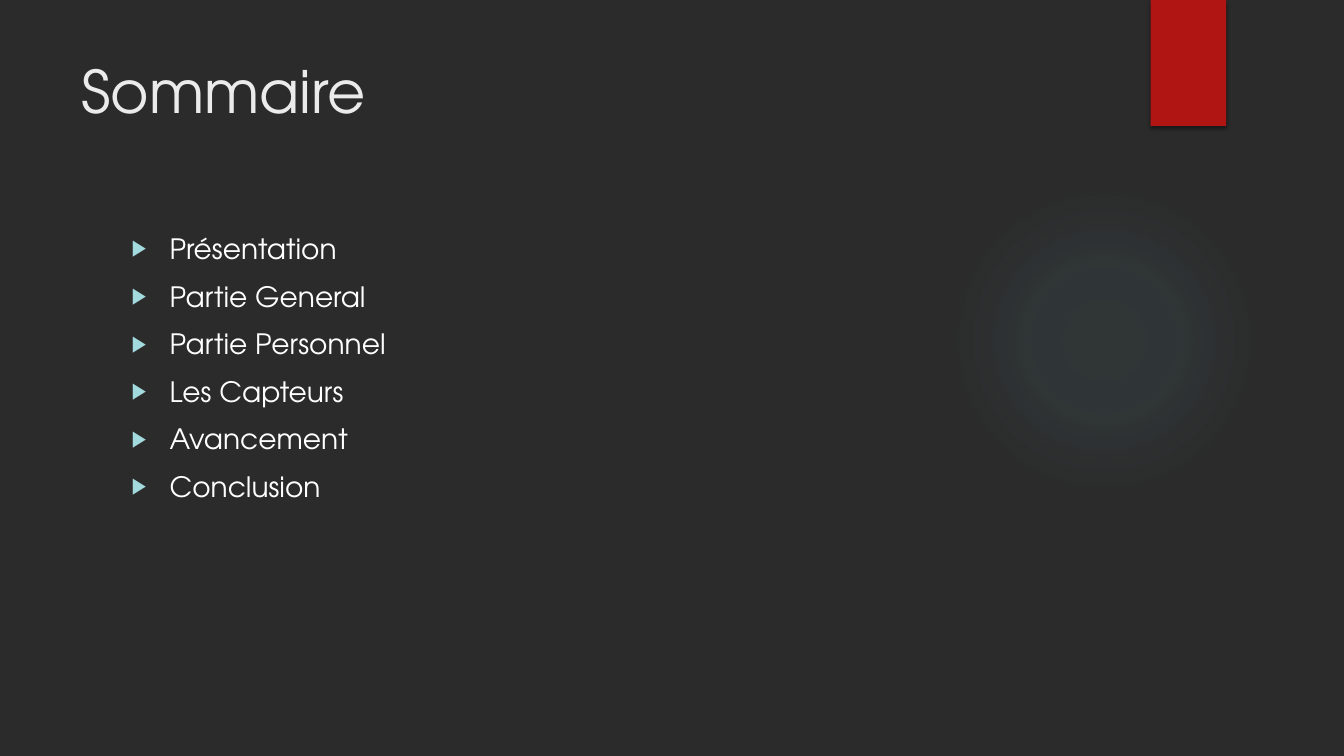
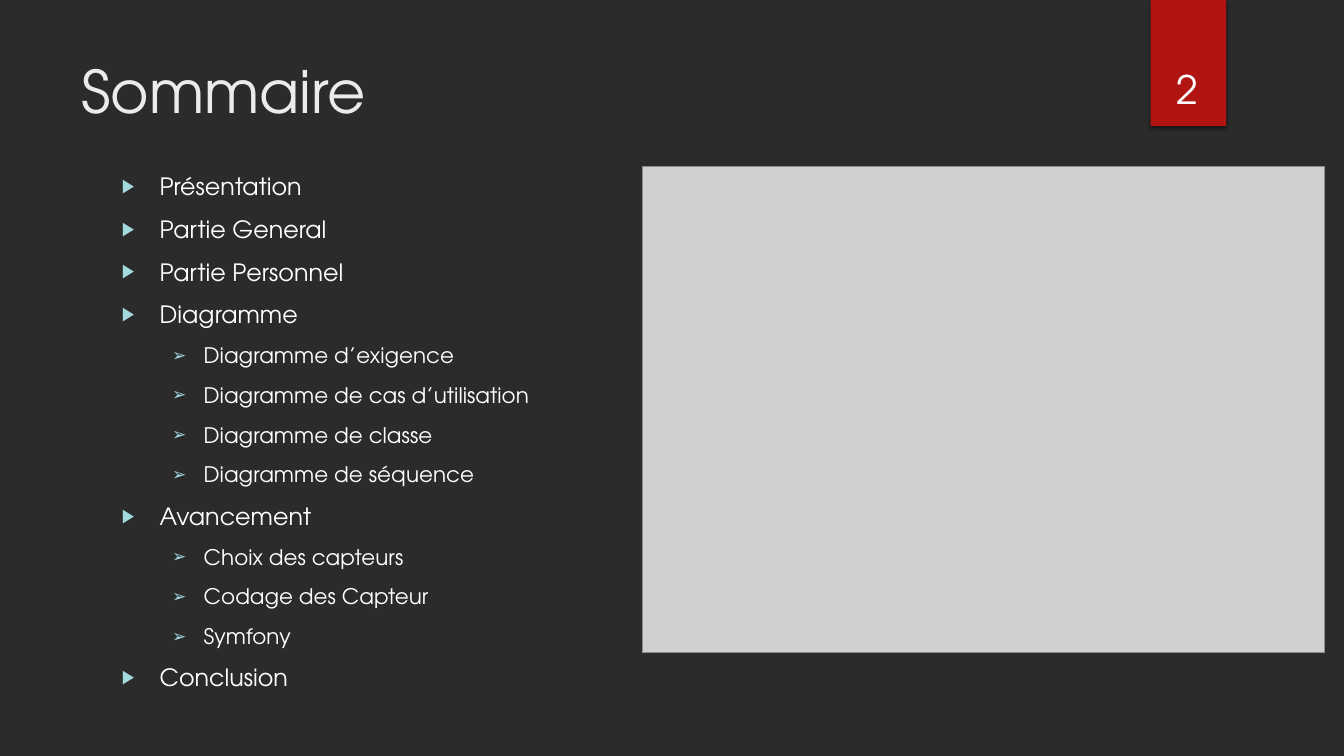
Before and after one commit to lucasminaud/projet_sfl5_serre_automatique, a slide deck: slide 2 of Partie personnelle Lucas MINAUD/Projet SFL5 revue 2.pptx. Drawn at 1344x756 pixels with LibreOffice and Linux fonts; fonts in the diff are those of the drawing; grey boxes stand for pictures; background and template pictures are left out; a plain dark background stands for a picture behind light text. Boxes give left, top, right and bottom in pixels: in the first picture for what was removed or moved away, otherwise in the second. Text is boxed around its words. In the diff, an @@ line names an element or a change of style, - is before the commit and + after.

```diff
--- a/Partie personnelle Lucas MINAUD/Projet SFL5 revue 2.pptx
+++ b/Partie personnelle Lucas MINAUD/Projet SFL5 revue 2.pptx
@@ page number added at (1177, 74, 1199, 104), 28 pt, text #FFFFFF @@
+2
@@ text "Présentation": place and size @@
-text "Présentation" at (170, 237, 385, 498)
+text "Présentation" at (160, 177, 529, 609)
@@ text at (160, 177, 343, 526): size 20 to 17 pt in "Présentation", "Partie General", "Partie Personnel", "Avancement" and 1 more places @@
@@ picture added at (642, 167, 1325, 653) @@
@@ ellipse removed at (949, 185, 1259, 495) @@
@@ text at (160, 305, 529, 487): text changed; size 20 to 15.3 pt @@
-▶ Les Capteurs
+▶ Diagramme
+  ➢ Diagramme d’exigence
+  ➢ Diagramme de cas d’utilisation
+  ➢ Diagramme de classe
+  ➢ Diagramme de séquence
@@ text at (204, 549, 428, 609): paragraphs added @@
+  ➢ Choix des capteurs
+  ➢ Codage des Capteur
+  ➢ Symfony
```
Also in this commit, not shown: 3 other slides changed, 11 slides added, 1 slide removed, 2 other files.
